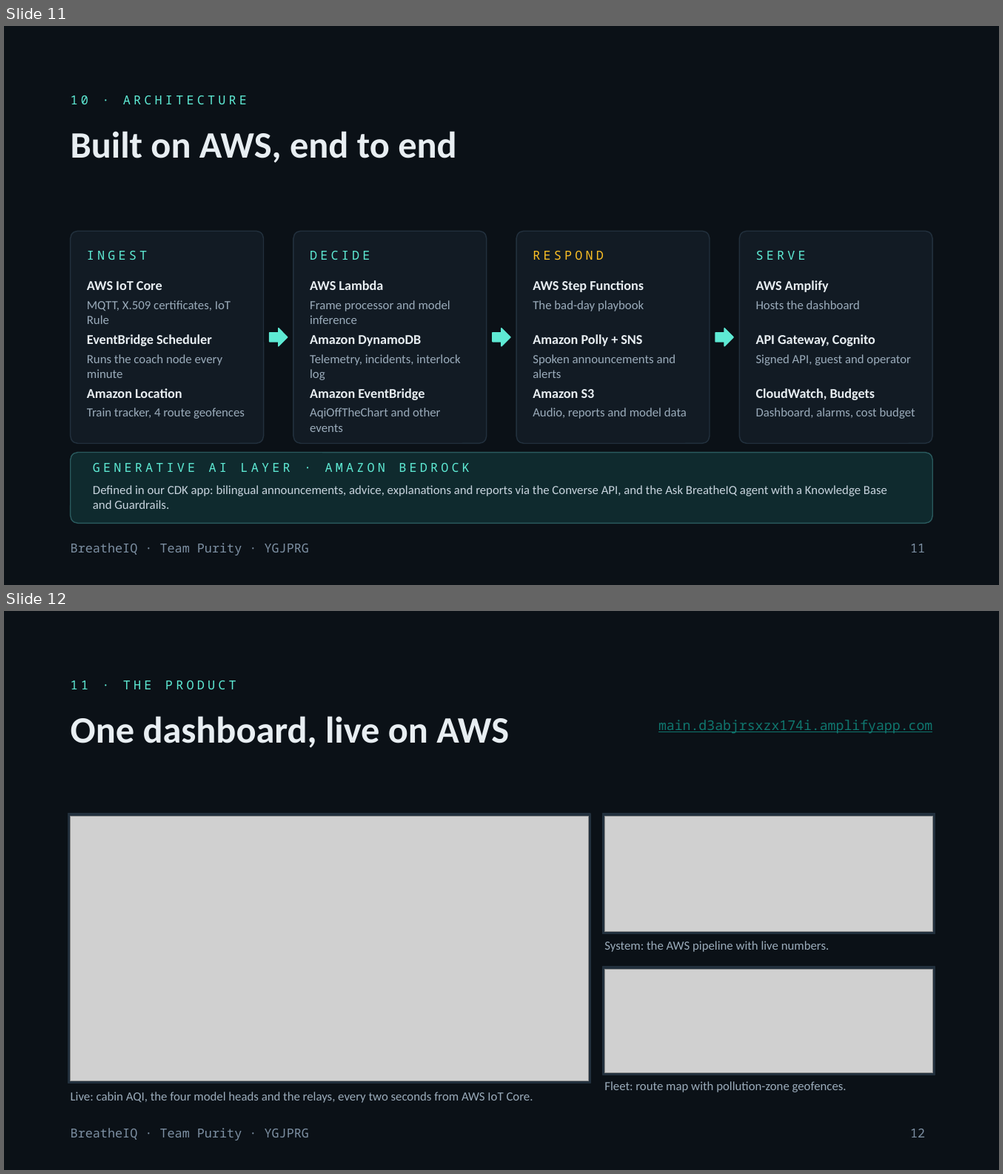
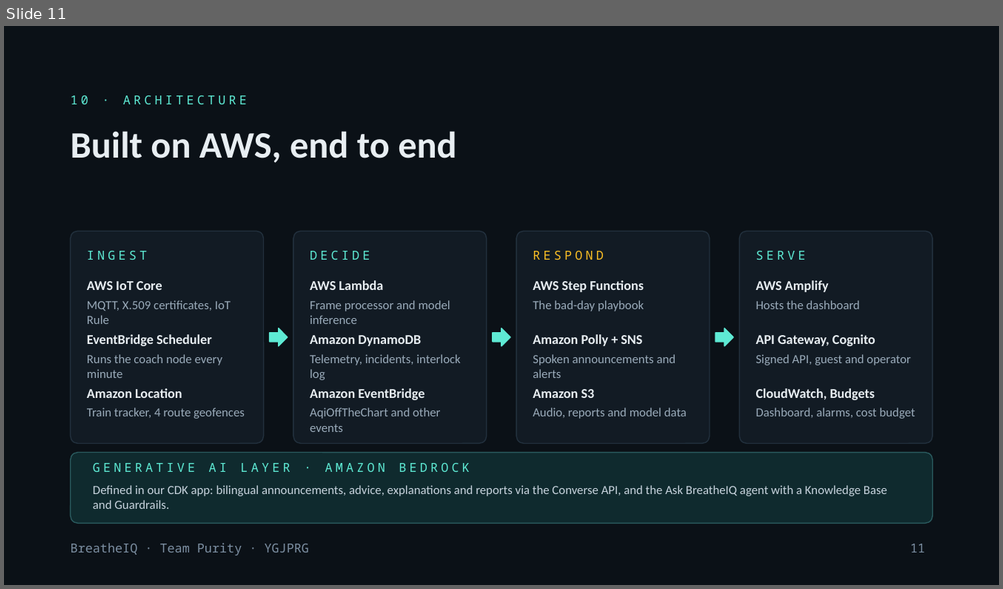
Before and after one commit to prayag-1771/BreatheIQ, a slide deck: docs/BreatheIQ-Team-Purity.pptx. Shown one above the other, each under a label of ours: slides 11 and 12 before the commit, slide 11 after it. The pictures are 1003x1174 and 1003x589 pixels, drawn with LibreOffice and Linux fonts; fonts in the diff are those of the drawing; grey boxes stand for pictures. Boxes give left, top, right and bottom in pixels: in the first picture for what was removed or moved away, otherwise in the second. Text is boxed around its words. In the diff, an @@ line names an element or a change of style, - is before the commit and + after.

Commit message:
Add the hardware prototype photo, sharper screenshots and the video demo
README: links to the YouTube demo and the live deployment at the top, a clickable video thumbnail, the labelled prototype photo with its parts, and full-width 3x screenshots of the live dashboard. Presentation: a prototype slide built on the photo, larger 3x screenshots on their own slides, and the video link on the closing slide.

```diff
--- a/docs/BreatheIQ-Team-Purity.pptx
+++ b/docs/BreatheIQ-Team-Purity.pptx
@@ slide 12 removed at [4, 611, 999, 1170], background #0B1117; not listed: 1 template element that a slide beside it also shows @@
@@ text removed at [71, 681, 236, 689] @@
-11 · THE PRODUCT
@@ title removed at [71, 716, 509, 748] @@
-One dashboard, live on AWS
@@ text removed at [658, 720, 932, 734] @@
-main.d3abjrsxzx174i.amplifyapp.com
@@ rectangle removed at [68, 814, 590, 1084] @@
@@ picture removed at [71, 816, 588, 1082] @@
@@ rectangle removed at [603, 814, 934, 934] @@
@@ picture removed at [605, 816, 932, 932] @@
@@ text removed at [604, 941, 829, 952] @@
-System: the AWS pipeline with live numbers.
@@ rectangle removed at [603, 967, 934, 1075] @@
@@ picture removed at [605, 969, 932, 1073] @@
@@ text removed at [71, 1092, 533, 1103] @@
-Live: cabin AQI, the four model heads and the relays, every two seconds from AWS IoT Core.
@@ text removed at [604, 1082, 846, 1093] @@
-Fleet: route map with pollution-zone geofences.
@@ page number removed at [910, 1129, 925, 1138] @@
-12
```
Also in this commit, not shown: 4 slides changed, 4 slides added, 1 other slide removed, 8 other files.
